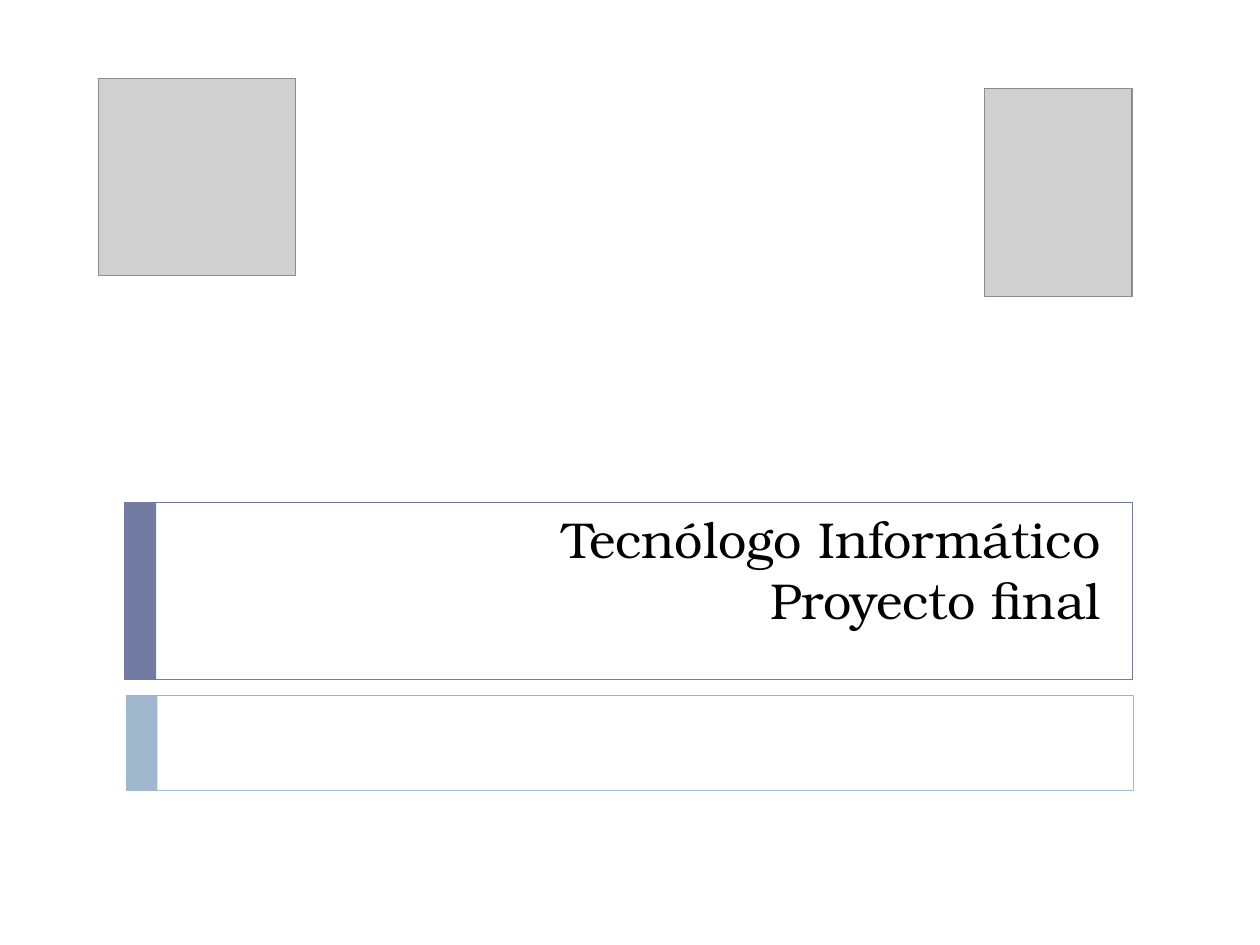
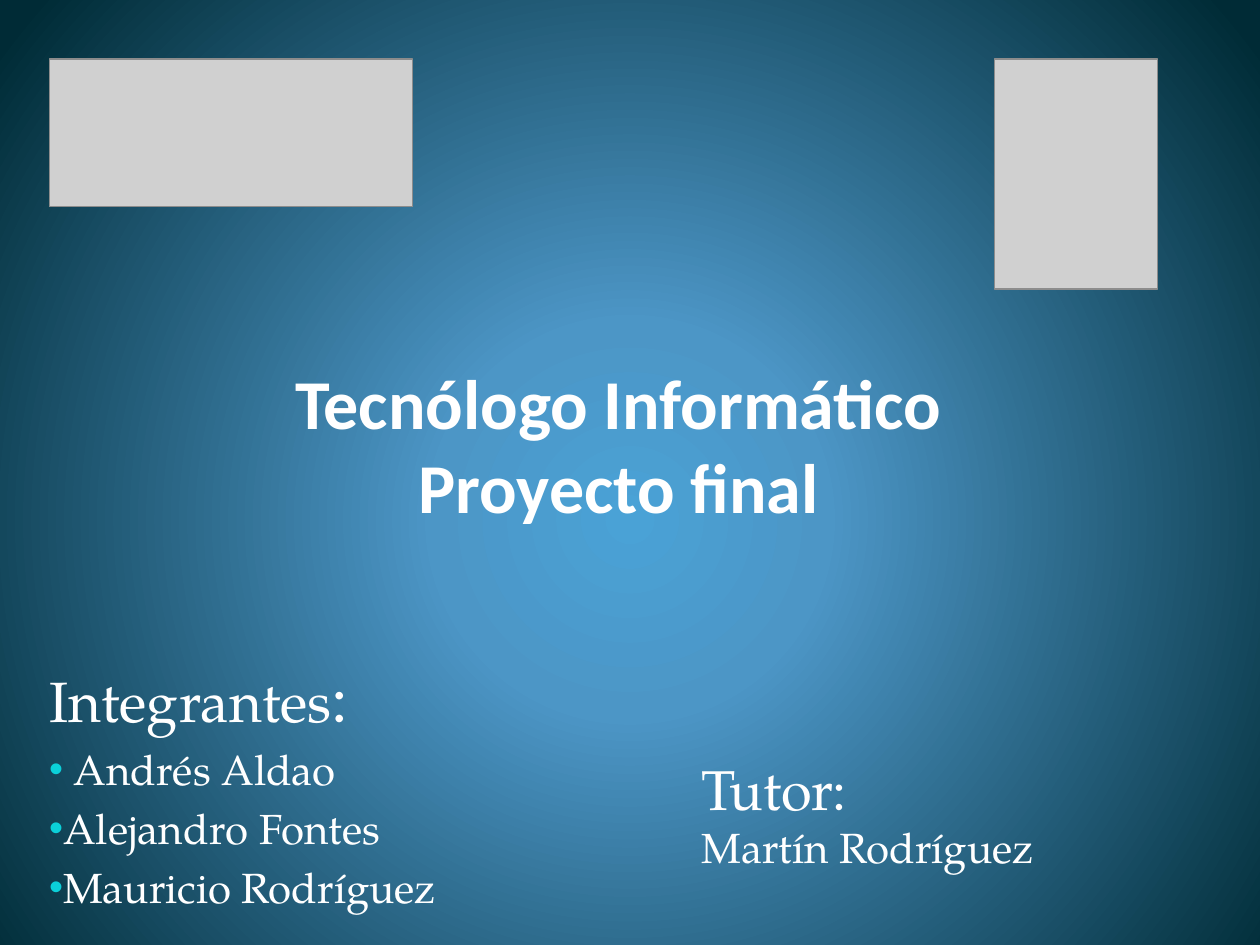
Before and after one commit to ORGTecnologo/7b6581PT, a slide deck: slide 1 of Documentacion/Entregas/Presentacion/Presentacion.pptx. Drawn at 1260x945 pixels with LibreOffice and Linux fonts; fonts in the diff are those of the drawing; grey boxes stand for pictures. Boxes give left, top, right and bottom in pixels: in the first picture for what was removed or moved away, otherwise in the second. Text is boxed around its words. In the diff, an @@ line names an element or a change of style, - is before the commit and + after.

Commit message:
Presentacion

```diff
--- a/Documentacion/Entregas/Presentacion/Presentacion.pptx
+++ b/Documentacion/Entregas/Presentacion/Presentacion.pptx
@@ background #FFFFFF to gradient #4AA0D6 to #4C98C7 to #002C38 @@
@@ picture added at box(49, 59, 412, 207) @@
@@ picture: place and size @@
-picture at box(984, 88, 1131, 296)
+picture at box(994, 59, 1158, 290)
@@ picture removed at box(98, 78, 295, 275) @@
@@ title "Tecnólogo Informático Proyecto final": place and size @@
-title "Tecnólogo Informático Proyecto final" at box(562, 521, 1101, 630)
+title "Tecnólogo Informático Proyecto final" at box(295, 371, 941, 524)
@@ title "Tecnólogo Informático Proyecto final" at box(295, 371, 941, 524): size 28.8 to 40 pt, font TeX Gyre Bonum to Calibri, text colour #000000 to #FFFFFF, bold on; alignment right to centre; vertical alignment top to bottom @@
@@ rectangle removed at box(125, 503, 1133, 679) @@
@@ rectangle removed at box(125, 503, 156, 679) @@
@@ subtitle added at box(49, 682, 436, 915), 24.1 pt, text #FFFFFF @@
+Integrantes:
+• Andrés Aldao
+• Alejandro Fontes
+• Mauricio Rodríguez
@@ rectangle removed at box(126, 696, 1134, 790) @@
@@ rectangle removed at box(126, 696, 158, 790) @@
@@ text added at box(701, 771, 1033, 875), 24 pt, text #FFFFFF @@
+Tutor:
+Martín Rodríguez
```
Also in this commit, not shown: 18 slides added, 1 slide removed.
